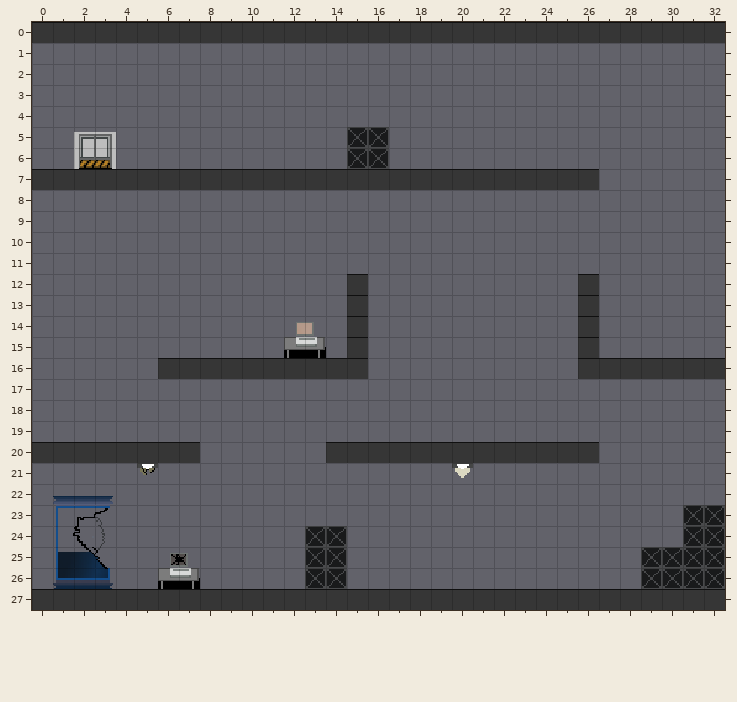
Tiled map: SciFiSynthesize/assets/images/tutorial.tmx. The picture above is the old version.
Cells are 14x14 px. Shown: x 0..32, y 0..27.
After:
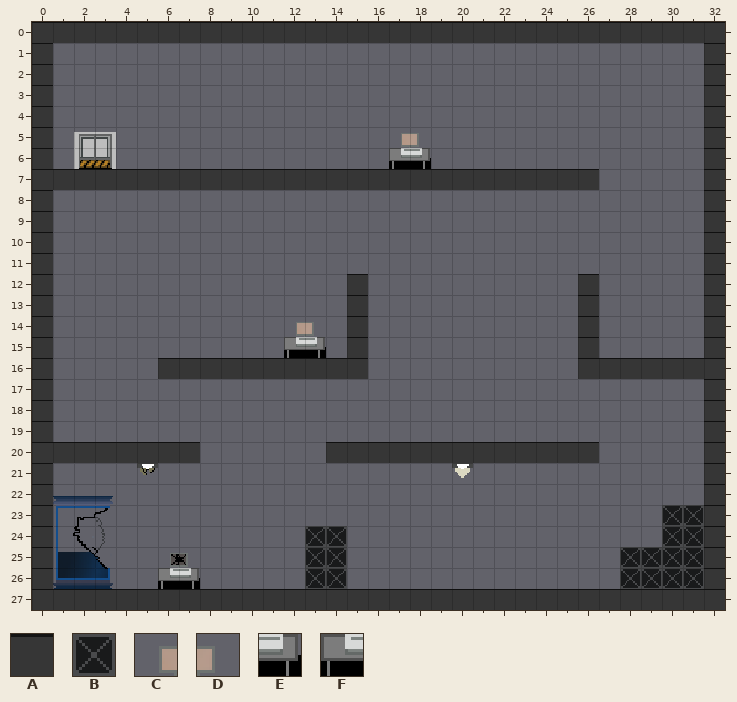
Key: from "Tile Sets 1": A 2, B 21, C 45, D 46, E 60, F 65.
_ is an empty cell.
Edits made:
Layer "Boxes":
Tile A replaces tile B in rows 23 to 26 at x 32.
Tile A is added in rows 1 to 6 at x 0 and 32; in row 7 at x 32; in rows 8 to 15 at x 0 and 32; in row 16 at x 0; in rows 17 to 19 at x 0 and 32; in row 20 at x 32.
Tile A is added in rows 21 to 22 at x 0 and 32; in rows 23 to 26 at x 0.
Tile B is added in rows 23 to 24 at x 30; in rows 25 to 26 at x 28.
Tile C is added in row 5 at x 17.
Tile D is added in row 5 at x 18.
Tile E is added in row 6 at x 18.
Tile F is added in row 6 at x 17.
Tile B is removed in rows 5 to 6 at x 15 to 16.
Changed places in both pictures, as pixel boxes (x1, y1, x2, y2):
added: (32, 43, 53, 169)
added: (704, 43, 725, 358)
changed: (347, 127, 431, 169)
added: (32, 190, 53, 442)
changed: (704, 379, 725, 589)
added: (32, 463, 53, 589)
added: (662, 505, 683, 547)
added: (620, 547, 641, 589)
